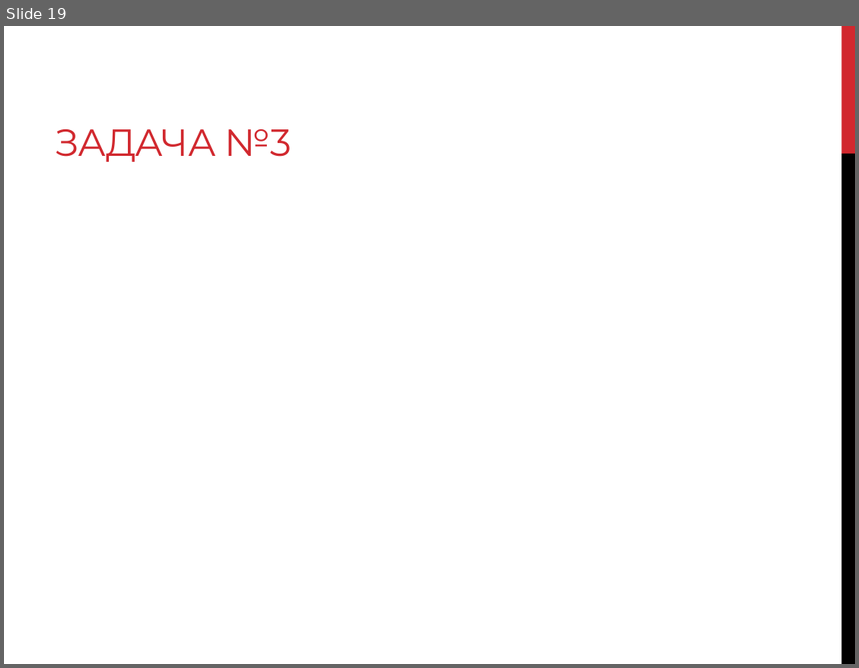
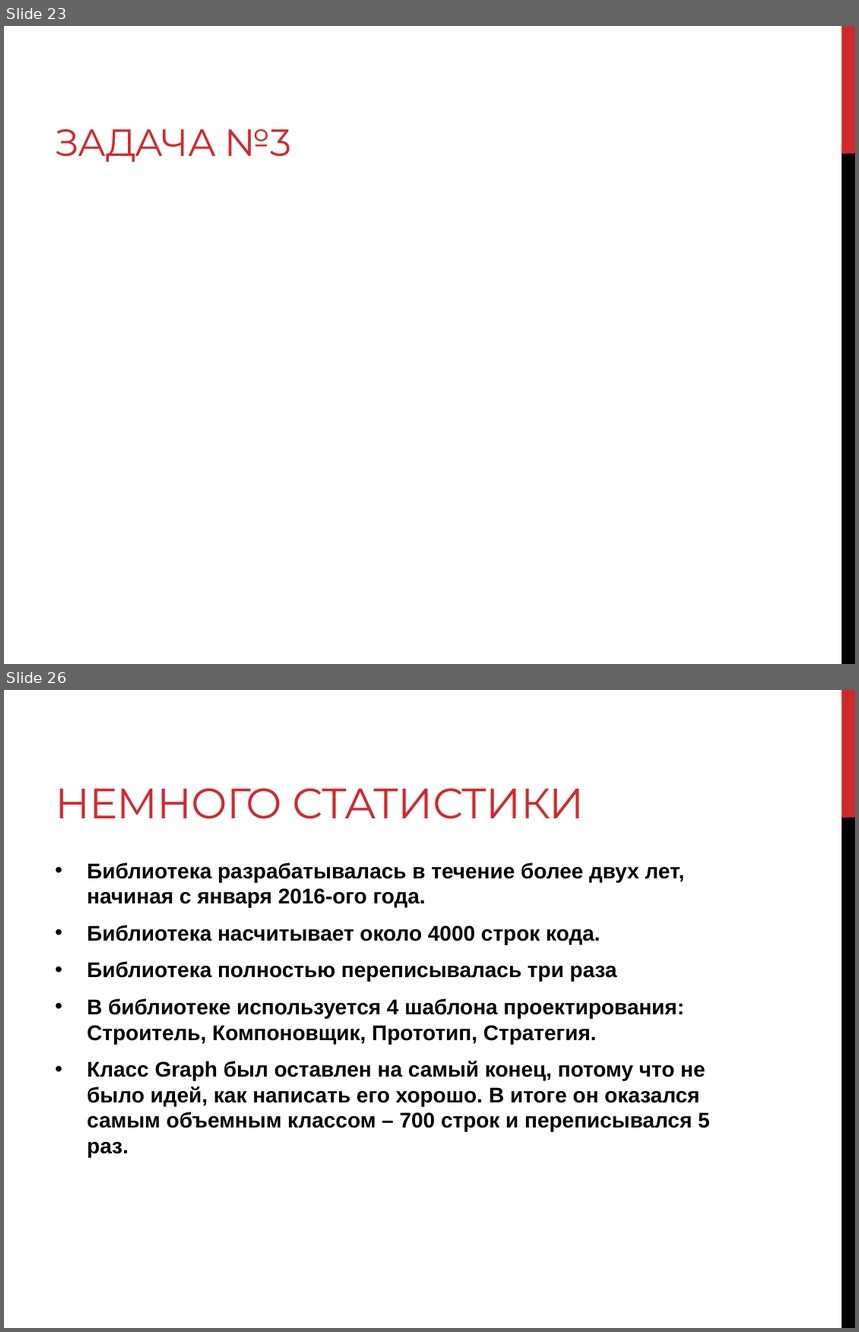
Before and after one commit to levonoganesyan/TestMaker, a slide deck: Diploma.pptx. Shown one above the other, each under a label of ours: slide 19 before the commit, slides 23 and 26 after it; the slides between them are not shown. The pictures are 859x668 and 859x1332 pixels, drawn with LibreOffice and Linux fonts; fonts in the diff are those of the drawing; grey boxes stand for pictures. Boxes give left, top, right and bottom in pixels: in the first picture for what was removed or moved away, otherwise in the second. Text is boxed around its words. In the diff, an @@ line names an element or a change of style, - is before the commit and + after.

```diff
--- a/Diploma.pptx
+++ b/Diploma.pptx
@@ slide 26 added at [4, 690, 855, 1328], background #FFFFFF; not listed: 2 template elements that a slide beside it also shows @@
@@ title added at [55, 788, 584, 819], 36 pt, text #D1282E @@
+НЕМНОГО СТАТИСТИКИ
@@ text added at [87, 863, 710, 1157], 18 pt, text #000000, bold @@
+• Библиотека разрабатывалась в течение более двух лет, начиная с января 2016-ого года.
+• Библиотека насчитывает около 4000 строк кода.
+• Библиотека полностью переписывалась три раза
+• В библиотеке используется 4 шаблона проектирования: Строитель, Компоновщик, Прототип, Стратегия.
+• Класс Graph был оставлен на самый конец, потому что не было идей, как написать его хорошо. В итоге он оказался самым объемным классом – 700 строк и переписывался 5 раз.
@@ what was slide 19 is now slide 23 @@
```
Also in this commit, not shown: 9 slides changed, 4 other slides added, 5 other files.
